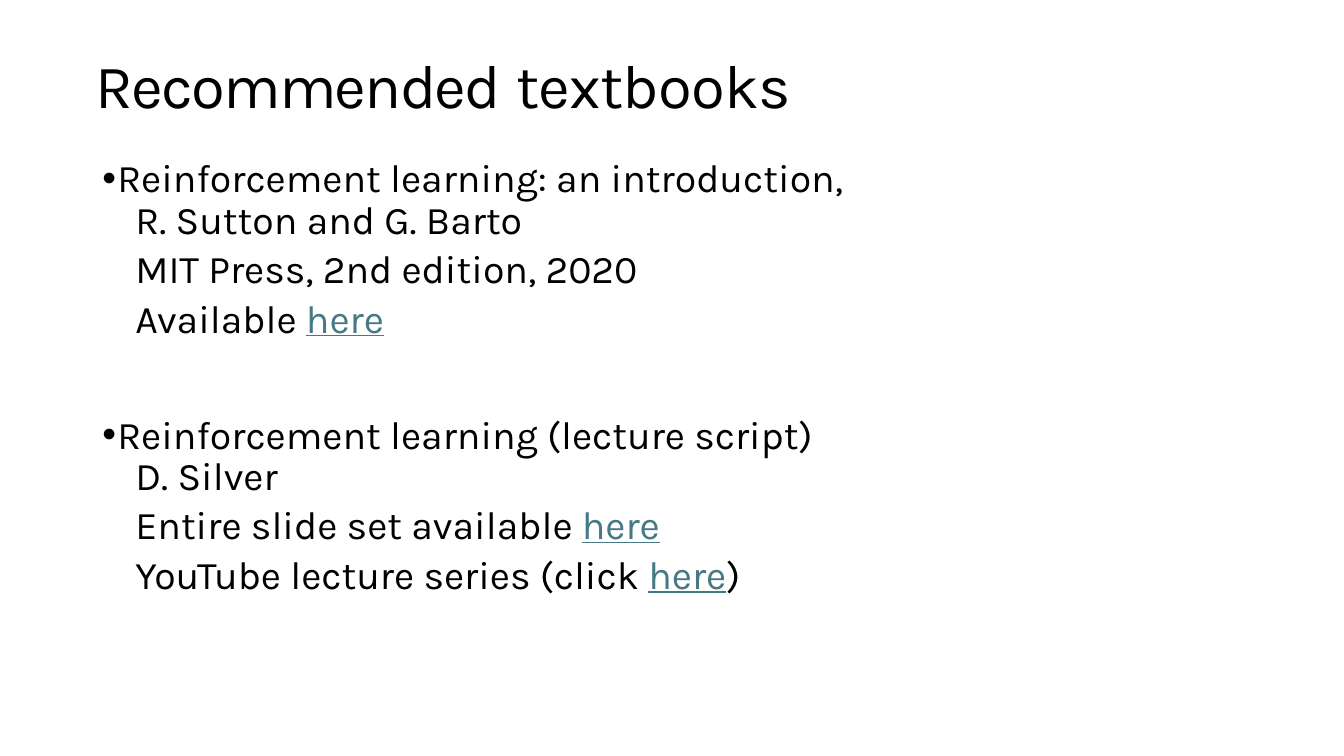
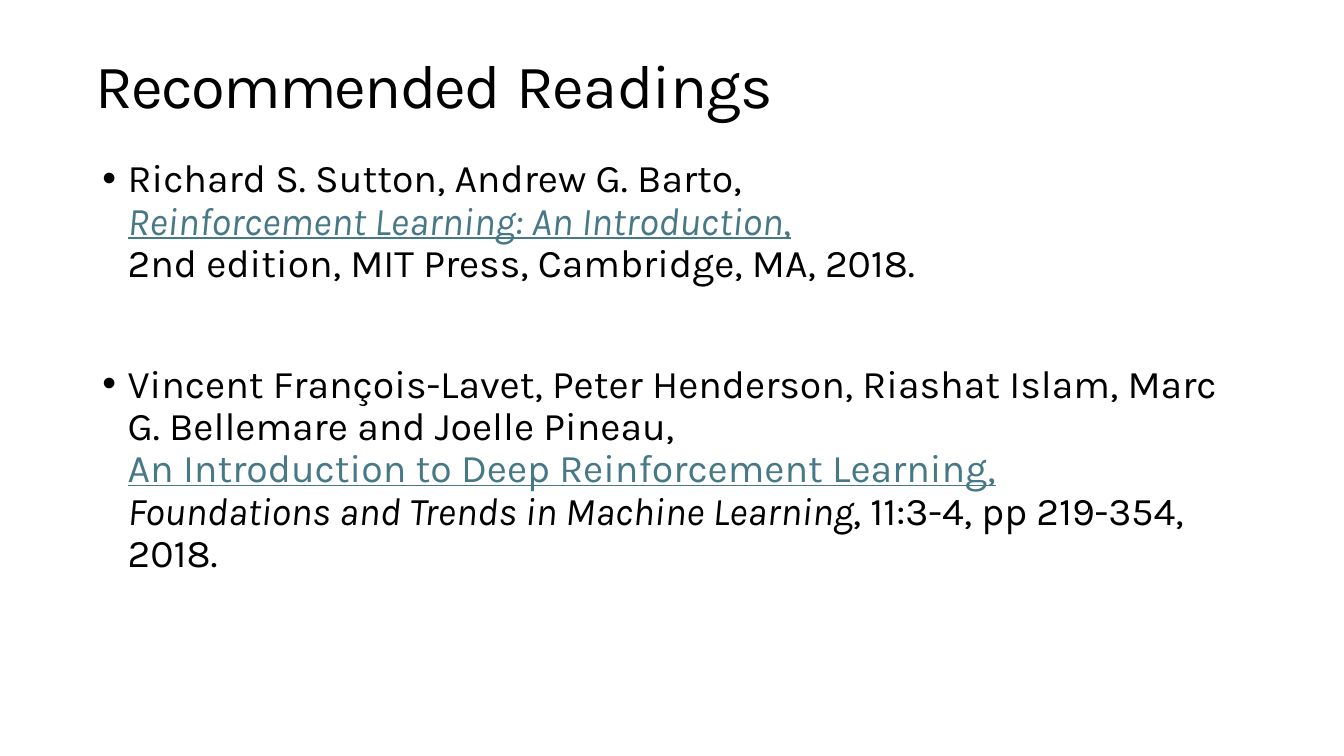
Before and after one commit to mhahsler/Introduction_to_Reinforcement_Learning, a slide deck: slide 3 of slides/Lecture_Chapter01.pptx. Drawn at 1344x756 pixels with LibreOffice and Linux fonts; fonts in the diff are those of the drawing. Boxes give left, top, right and bottom in pixels: in the first picture for what was removed or moved away, otherwise in the second. Text is boxed around its words. In the diff, an @@ line names an element or a change of style, - is before the commit and + after.

```diff
--- a/slides/Lecture_Chapter01.pptx
+++ b/slides/Lecture_Chapter01.pptx
@@ title at [95, 65, 773, 123]: text changed @@
-Recommended textbooks
+Recommended Readings
@@ text at [128, 165, 1217, 568]: text changed @@
-• Reinforcement learning: an introduction,
-R. Sutton and G. Barto
-MIT Press, 2nd edition, 2020
-Available here
-• Reinforcement learning (lecture script)
-D. Silver
-Entire slide set available here
-YouTube lecture series (click here)
+• Richard S. Sutton, Andrew G. Barto,
+  Reinforcement Learning: An Introduction,
+  2nd edition, MIT Press, Cambridge, MA, 2018.
+• Vincent François-Lavet, Peter Henderson, Riashat Islam, Marc G. Bellemare and Joelle Pineau,
+  An Introduction to Deep Reinforcement Learning,
+  Foundations and Trends in Machine Learning, 11:3-4, pp 219-354, 2018.
```
Also in this commit, not shown: 23 other slides changed, 6 slides added, 20 slides removed, 12 other files.
